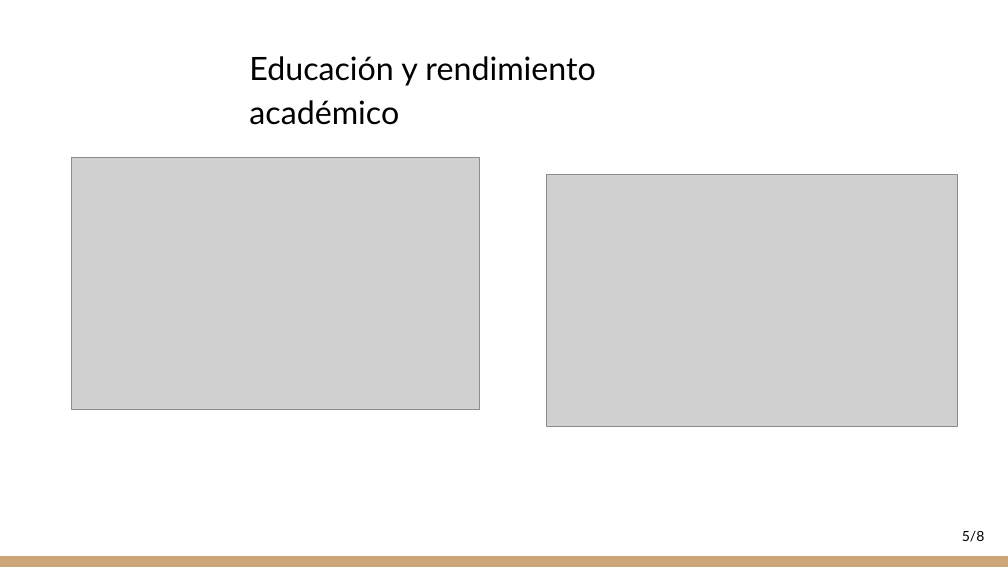
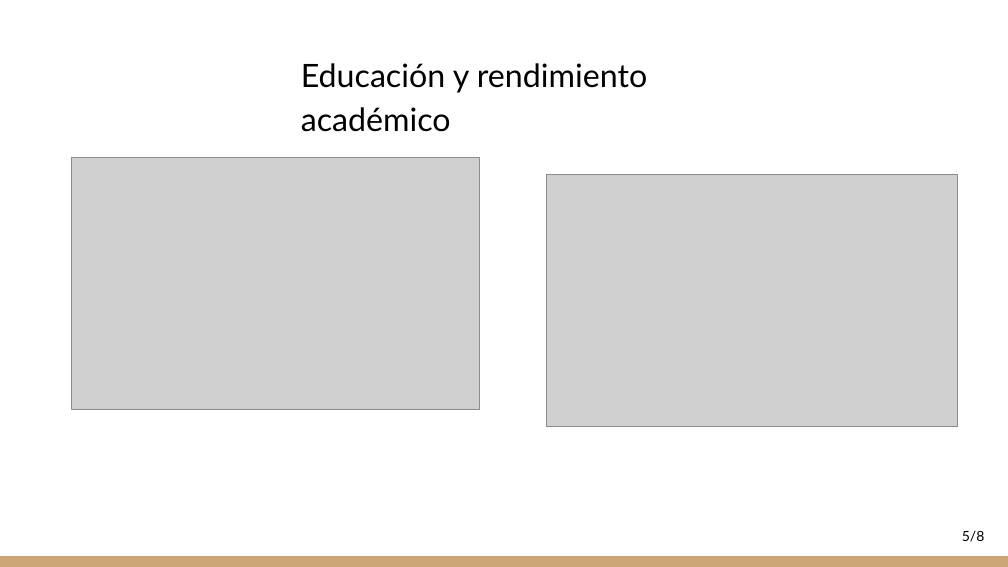
Before and after one commit to martin1000000000/Computacion-cientifica, a slide deck: slide 5 of Presentacion_entrega_2.pptx. Drawn at 1008x567 pixels with LibreOffice and Linux fonts; fonts in the diff are those of the drawing; grey boxes stand for pictures. Boxes give left, top, right and bottom in pixels: in the first picture for what was removed or moved away, otherwise in the second. Text is boxed around its words. In the diff, an @@ line names an element or a change of style, - is before the commit and + after.

```diff
--- a/Presentacion_entrega_2.pptx
+++ b/Presentacion_entrega_2.pptx
@@ text "Educación y rendimiento académico": place and size @@
-text "Educación y rendimiento académico" at box(249, 56, 595, 125)
+text "Educación y rendimiento académico" at box(301, 63, 647, 132)
```
Also in this commit, not shown: 1 other slide changed.
